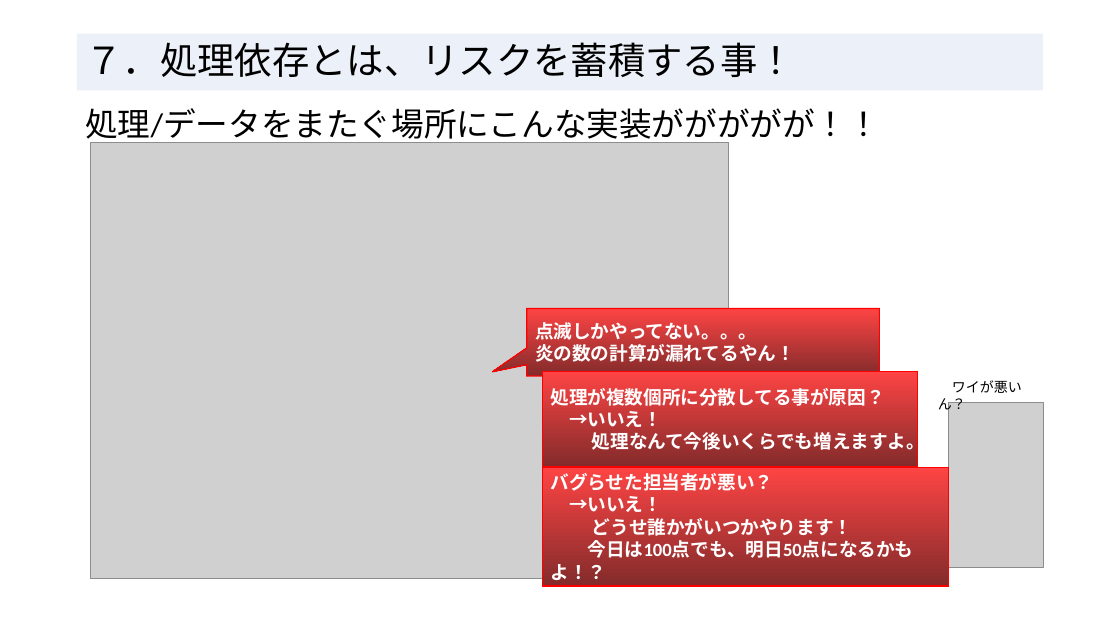
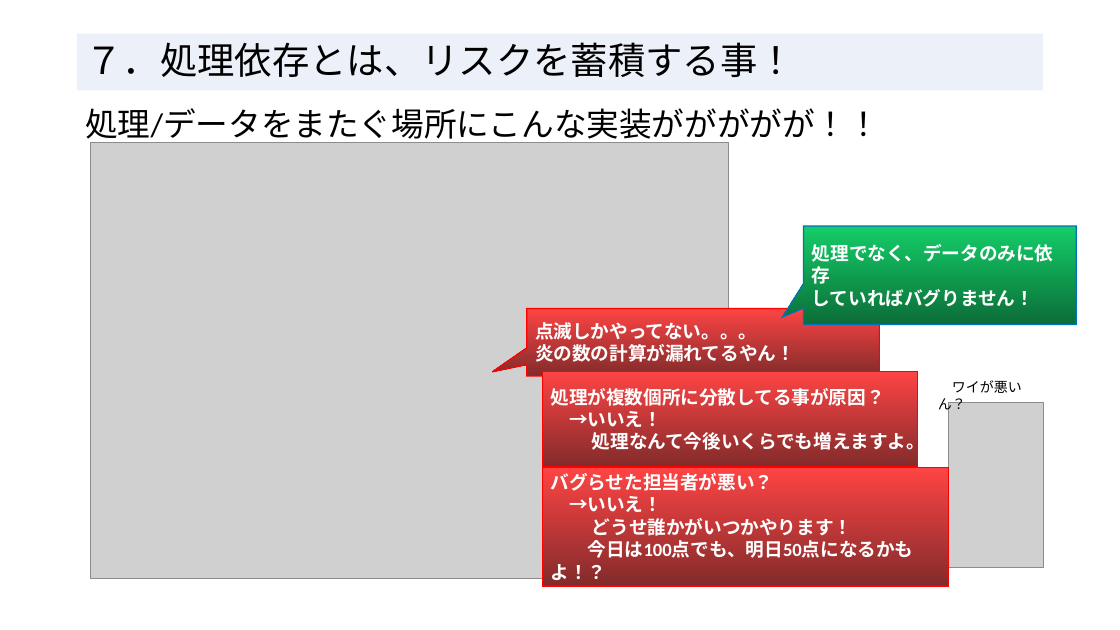
Before and after one commit to RyotoKuroki/QualityDependsOnDataApplication, a slide deck: slide 9 of 処理依存よりデータ依存_エンジニアの輪20250215.pptx. Drawn at 1120x630 pixels with LibreOffice and Linux fonts; fonts in the diff are those of the drawing; grey boxes stand for pictures. Boxes give left, top, right and bottom in pixels: in the first picture for what was removed or moved away, otherwise in the second. Text is boxed around its words. In the diff, an @@ line names an element or a change of style, - is before the commit and + after.

```diff
--- a/処理依存よりデータ依存_エンジニアの輪20250215.pptx
+++ b/処理依存よりデータ依存_エンジニアの輪20250215.pptx
@@ speech box added at (804, 226, 1077, 324), fill gradient #14CD68 to #0B6E38, outline #0070C0 1 pt, 16 pt, text #FFFFFF, bold @@
+処理でなく、データのみに依存
+していればバグりません！
```
Also in this commit, not shown: 1 other slide changed.
